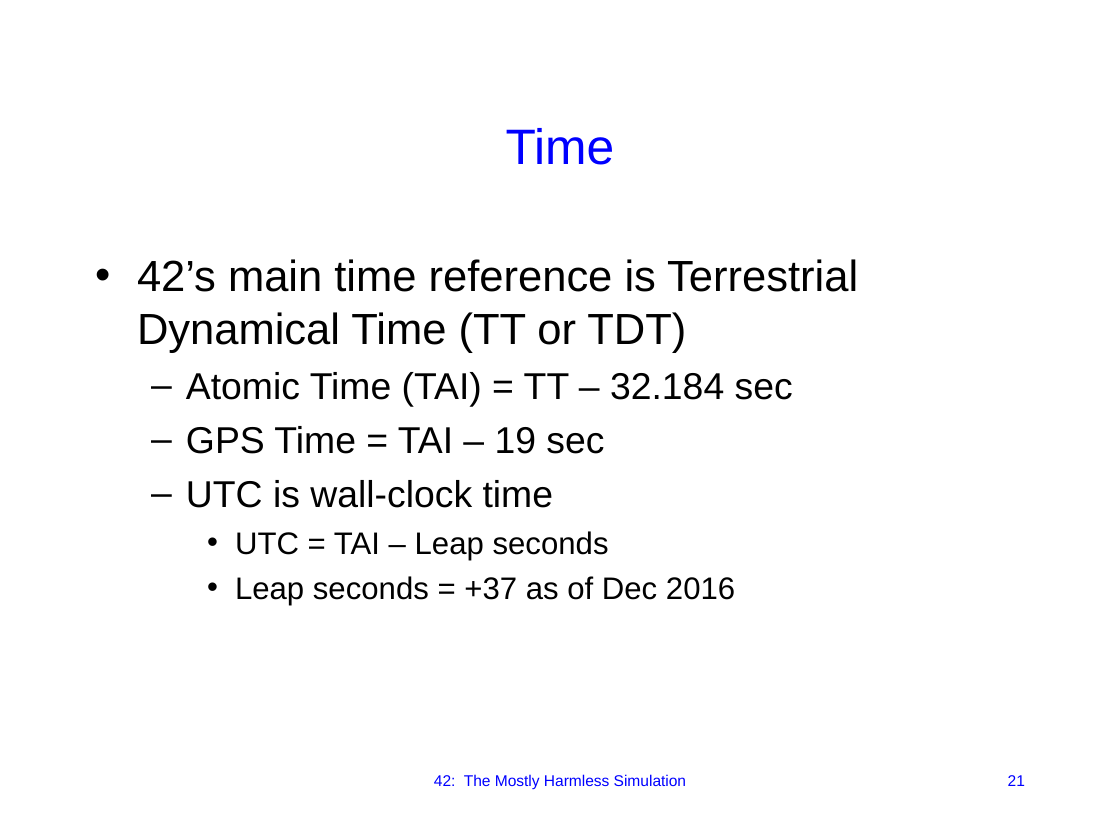
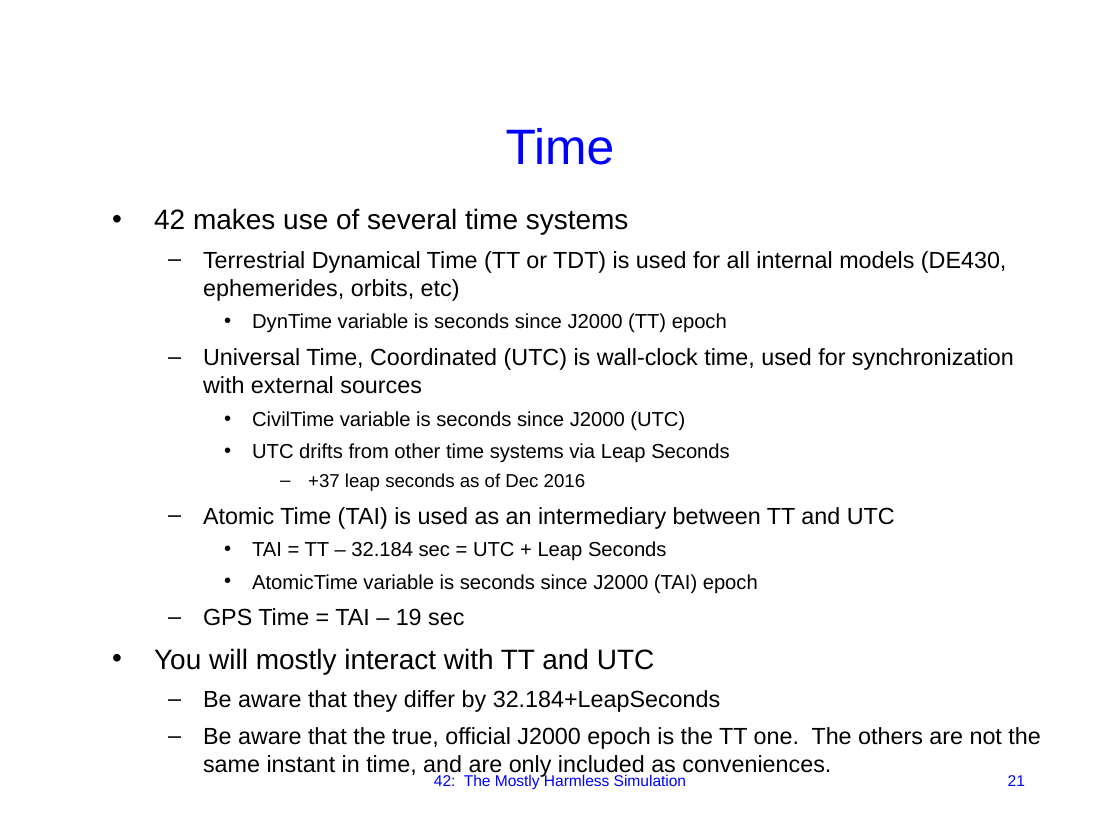
Before and after one commit to ericstoneking/42, a slide deck: slide 21 of Docs/42 Overview.odp. Drawn at 1120x840 pixels with LibreOffice and Linux fonts; fonts in the diff are those of the drawing. Boxes give left, top, right and bottom in pixels: in the first picture for what was removed or moved away, otherwise in the second. Text is boxed around its words. In the diff, an @@ line names an element or a change of style, - is before the commit and + after.

Commit message:
Split time systems
Split time system into TT and UTC, by popular demand.

```diff
--- a/Docs/42 Overview.odp
+++ b/Docs/42 Overview.odp
@@ text "42 makes use of several ...": place and size @@
-text "42 makes use of several ..." at [137,259,858,605]
+text "42 makes use of several ..." at [154,208,1040,749]
@@ text at [154,208,1014,594]: text changed; size 28 to 15 pt @@
-• 42’s main time reference is Terrestrial Dynamical Time (TT or TDT)
-  – Atomic Time (TAI) = TT – 32.184 sec
+• 42 makes use of several time systems
+  – Terrestrial Dynamical Time (TT or TDT) is used for all internal models (DE430, ephemerides, orbits, etc)
+    • DynTime variable is seconds since J2000 (TT) epoch
+  – Universal Time, Coordinated (UTC) is wall-clock time, used for synchronization with external sources
+    • CivilTime variable is seconds since J2000 (UTC)
+    • UTC drifts from other time systems via Leap Seconds
+      – +37 leap seconds as of Dec 2016
+  – Atomic Time (TAI) is used as an intermediary between TT and UTC
+    • TAI = TT – 32.184 sec = UTC + Leap Seconds
+    • AtomicTime variable is seconds since J2000 (TAI) epoch
@@ text at [203,608,464,626]: size 24 to 15 pt in "GPS Time = TAI – 19 sec" @@
@@ text at [154,648,1040,749]: text changed; size 20 to 15 pt @@
-  – UTC is wall-clock time
-    • UTC = TAI – Leap seconds
-    • Leap seconds = +37 as of Dec 2016
+• You will mostly interact with TT and UTC
+  – Be aware that they differ by 32.184+LeapSeconds
+  – Be aware that the true, official J2000 epoch is the TT one. The others are not the same instant in time, and are only included as conveniences.
```
Also in this commit, not shown: 3 other slides changed, 50 other files.
